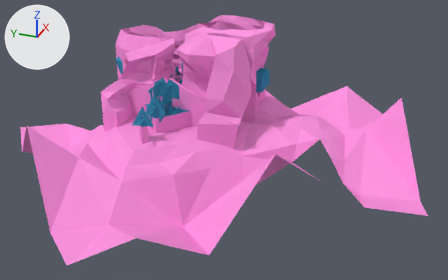
One commit to the Blender file assets/lvl/tutorial.blend: the scene before it, then after it.
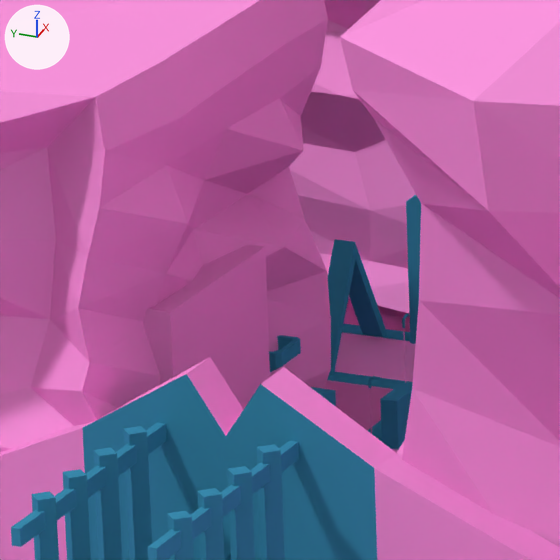
There are two pictures of each version: one whole from a camera (50 mm lens) standing at (-502.9, -260.7, 223.6) and looking at (-7.1, -69.6, -27.5), one close up on the part from 33% to 44% of the width and 17% to 34% of the height. The lights are fixed; the arrows at upper left show +X, +Y and +Z.
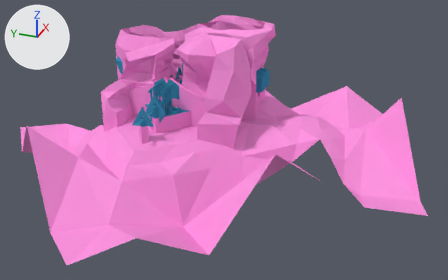
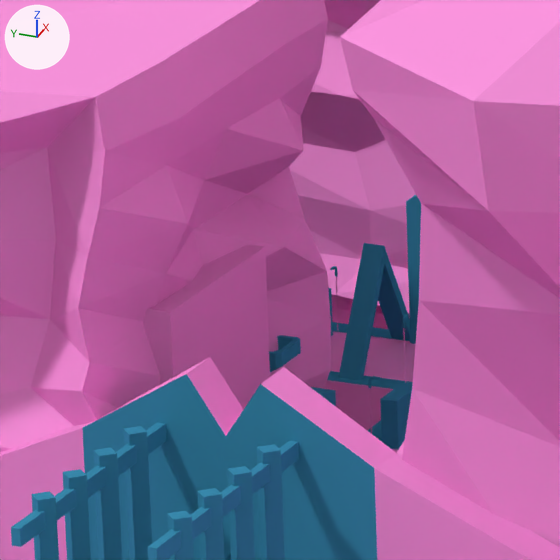
Changed parts and their boxes (x1, y1, x2, y2) in the close-ups (560 x 560 px; the box of a moved part takes in the faces that stretch with it):
part 1 of me_cube_005, moved or reshaped
    before: (328, 239, 387, 377)
    after: (338, 243, 410, 380)

What changed in the scene script:
```text
Change me_cube_005:
    where me_cube_005.from_pydata(...)  # 1858 vertices, 1536 faces, 5 loose edges; spans x -33.0..43.0, y -80.0..83.0, z -35.0..14.0
    used by ob_cube_003; location = (34.68, -7.94, 9.94)
    me_cube_005 part 1: the loose piece of 12 vertices spanning x 19.0..33.0, y 17.0..19.0, z -8.0..4.0 is moved by (0.0, -3.0, 0.0)
```
